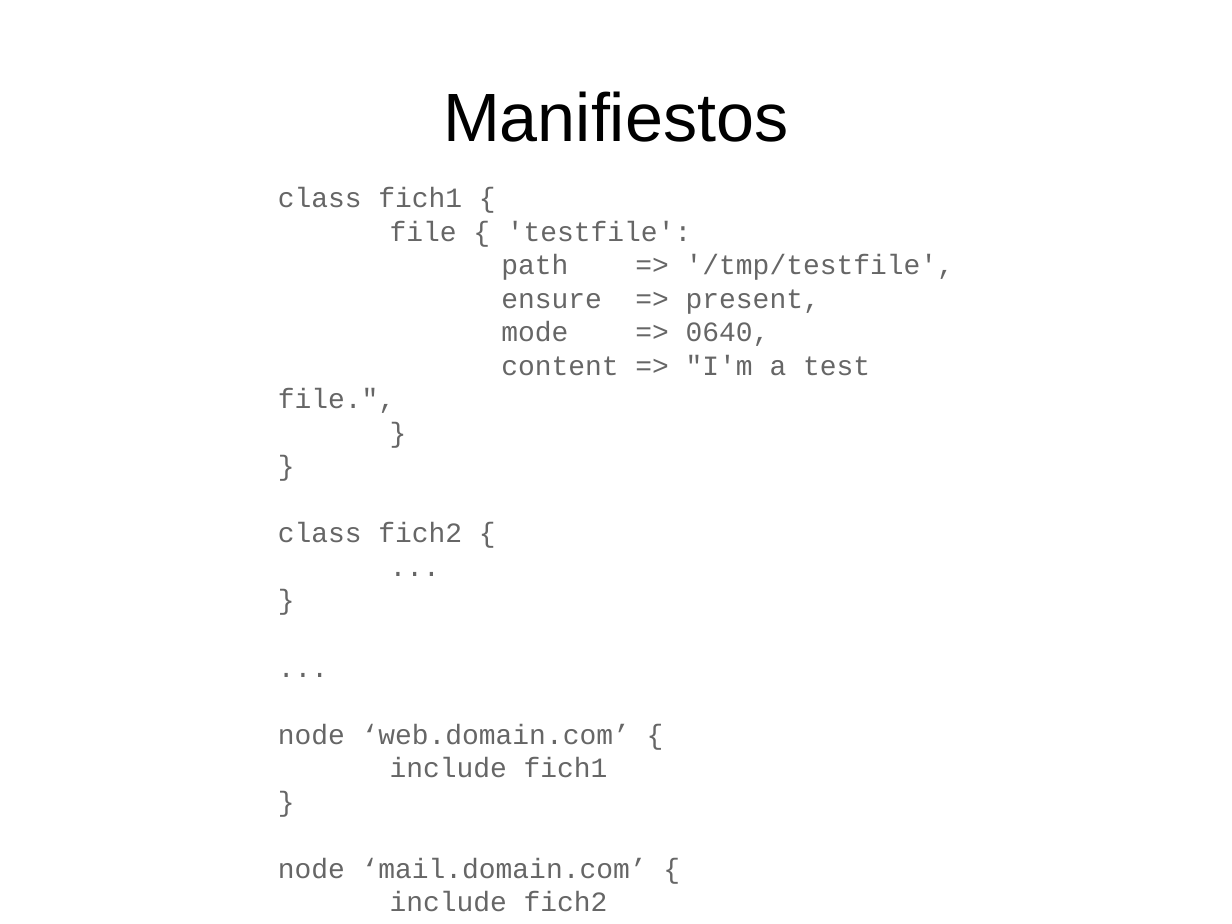
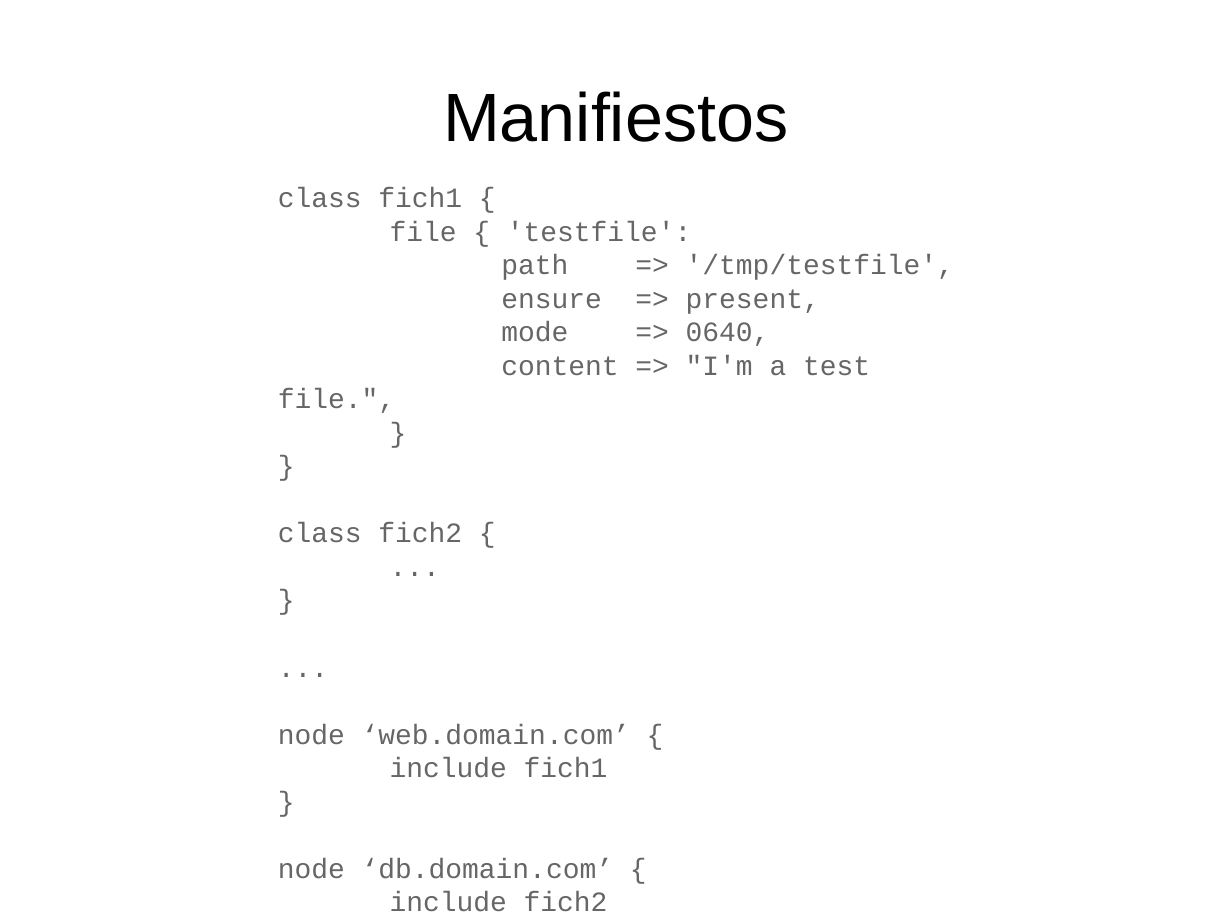
Before and after one commit to dcere/pfc, a slide deck: slide 24 of adm/presentacion/presentacion.odp. Drawn at 1232x924 pixels with LibreOffice and Linux fonts; fonts in the diff are those of the drawing. Boxes give left, top, right and bottom in pixels: in the first picture for what was removed or moved away, otherwise in the second. Text is boxed around its words. In the diff, an @@ line names an element or a change of style, - is before the commit and + after.

Commit message:
[adm] Presentation: Minor changes

```diff
--- a/adm/presentacion/presentacion.odp
+++ b/adm/presentacion/presentacion.odp
@@ text at (278, 858, 613, 879): text changed @@
-node ‘mail.domain.com’ {
+node ‘db.domain.com’ {
```
Also in this commit, not shown: 1 other file.
